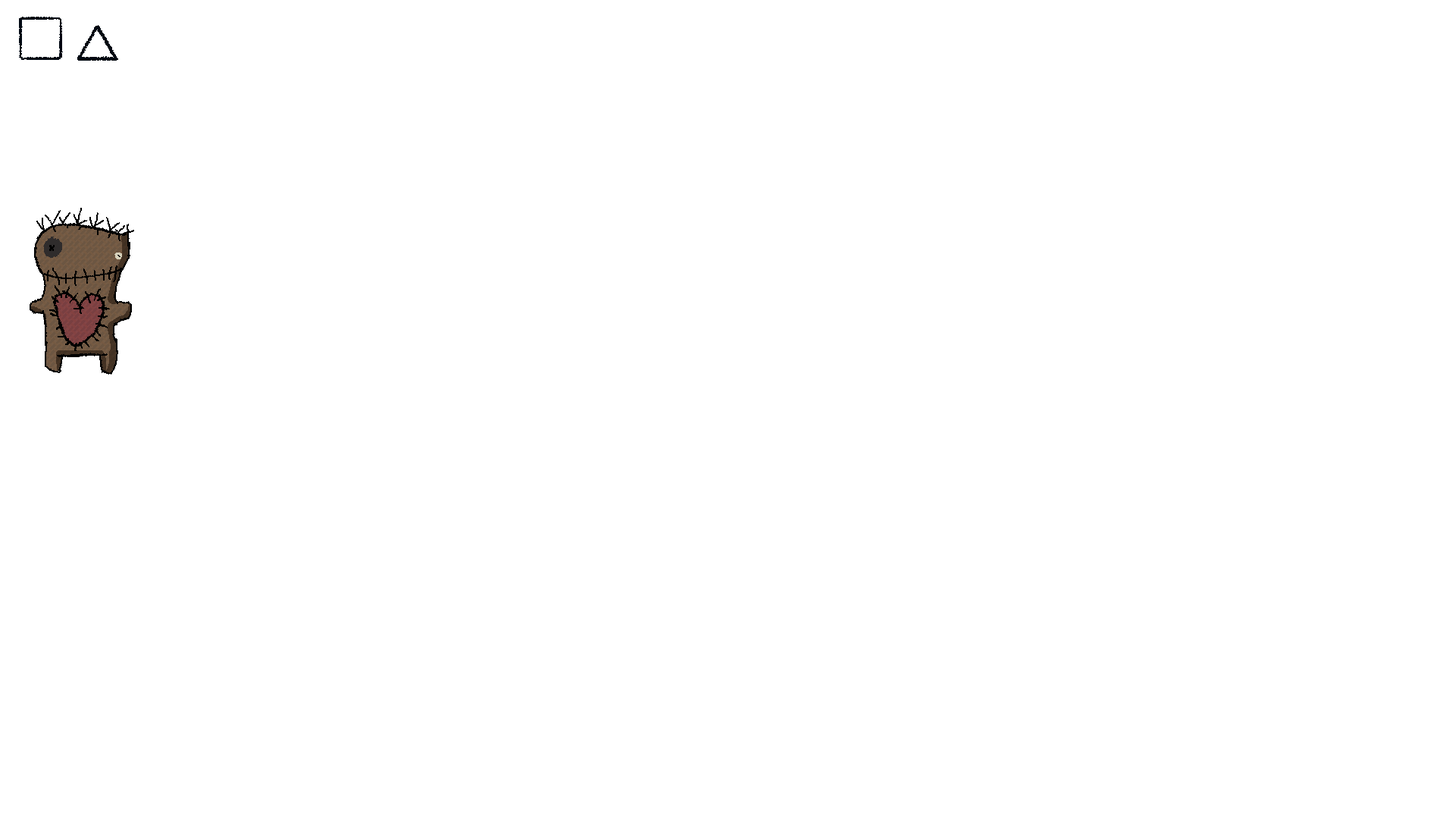
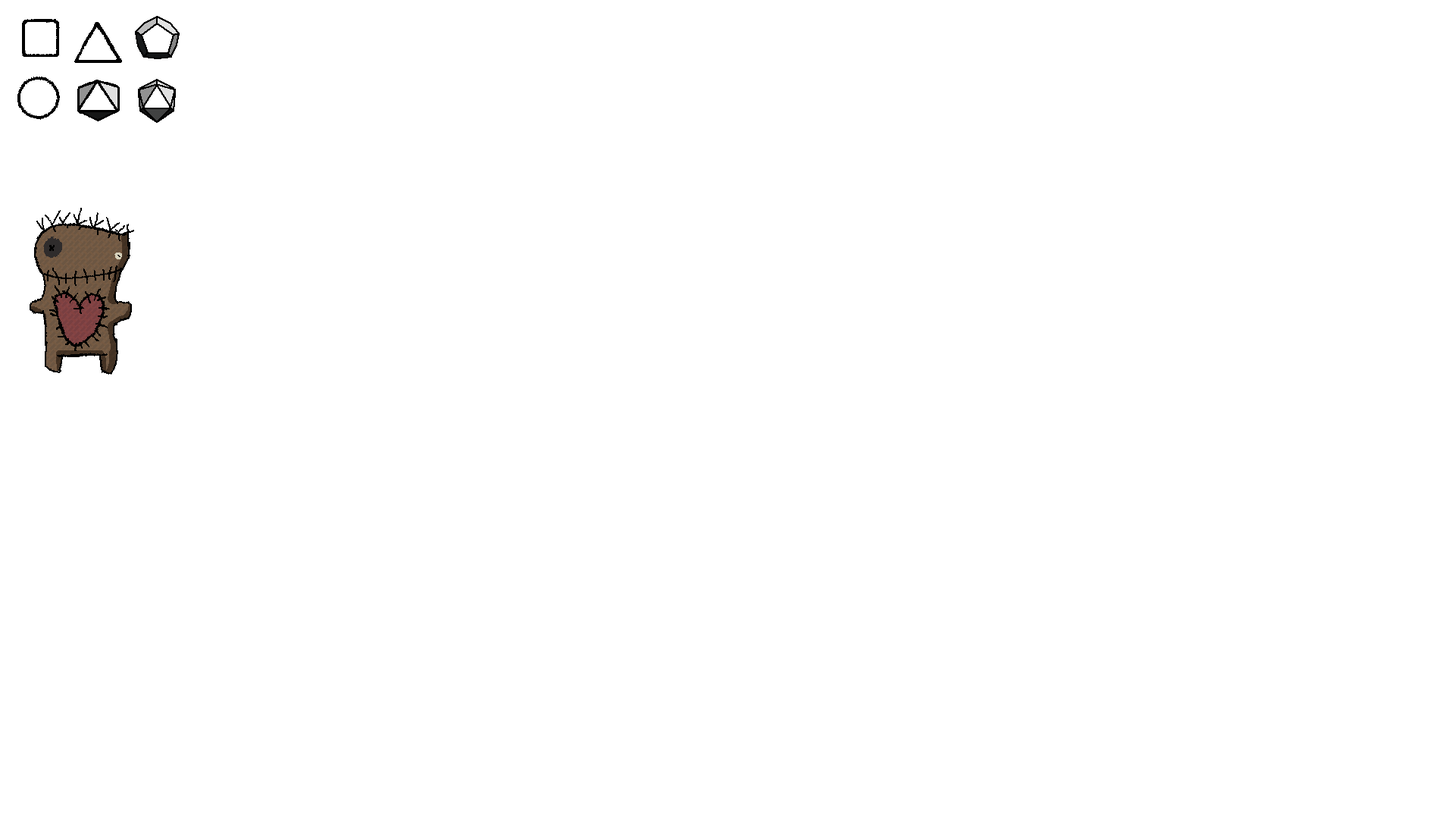
Layered file, before and after one edit (1455px x 819px). Changes by layer:
added layer "Layer 12" above "D4" over [17, 76, 60, 120]
painted on "Layer 4" over [74, 21, 123, 63]
painted on "Layer 5" over [78, 26, 118, 62]
added layer "Layer 25" in group "D6" over [137, 78, 157, 123]
added layer "Layer 24" in group "D6" over [156, 78, 176, 123]
added layer "Layer 26" in group "D6" over [139, 80, 175, 122]
painted on "Layer 1" over [18, 16, 63, 60]
added layer "Layer 18" in group "D6" over [134, 15, 180, 60]
added layer "Layer 19" in group "D6" over [135, 17, 179, 60]
added layer "Layer 20" in group "D6" over [77, 80, 120, 122]
added layer "Layer 14" in group "D6" over [77, 79, 120, 121]
added layer "Layer 16" in group "D6" over [78, 81, 119, 120]
added layer "Layer 15" in group "D6" over [77, 79, 120, 121]
painted on "Layer 2" over [20, 18, 61, 59]
